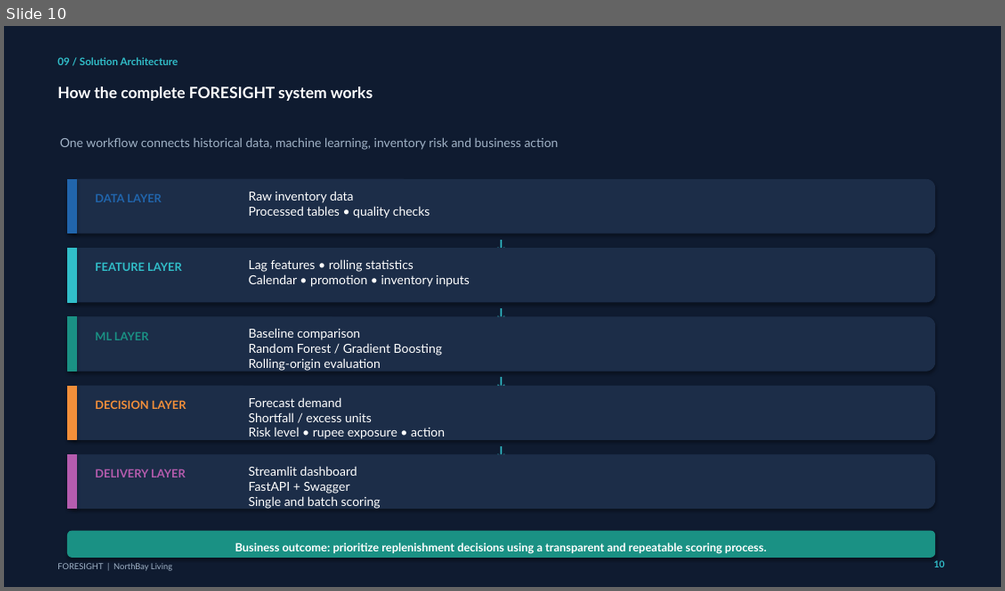
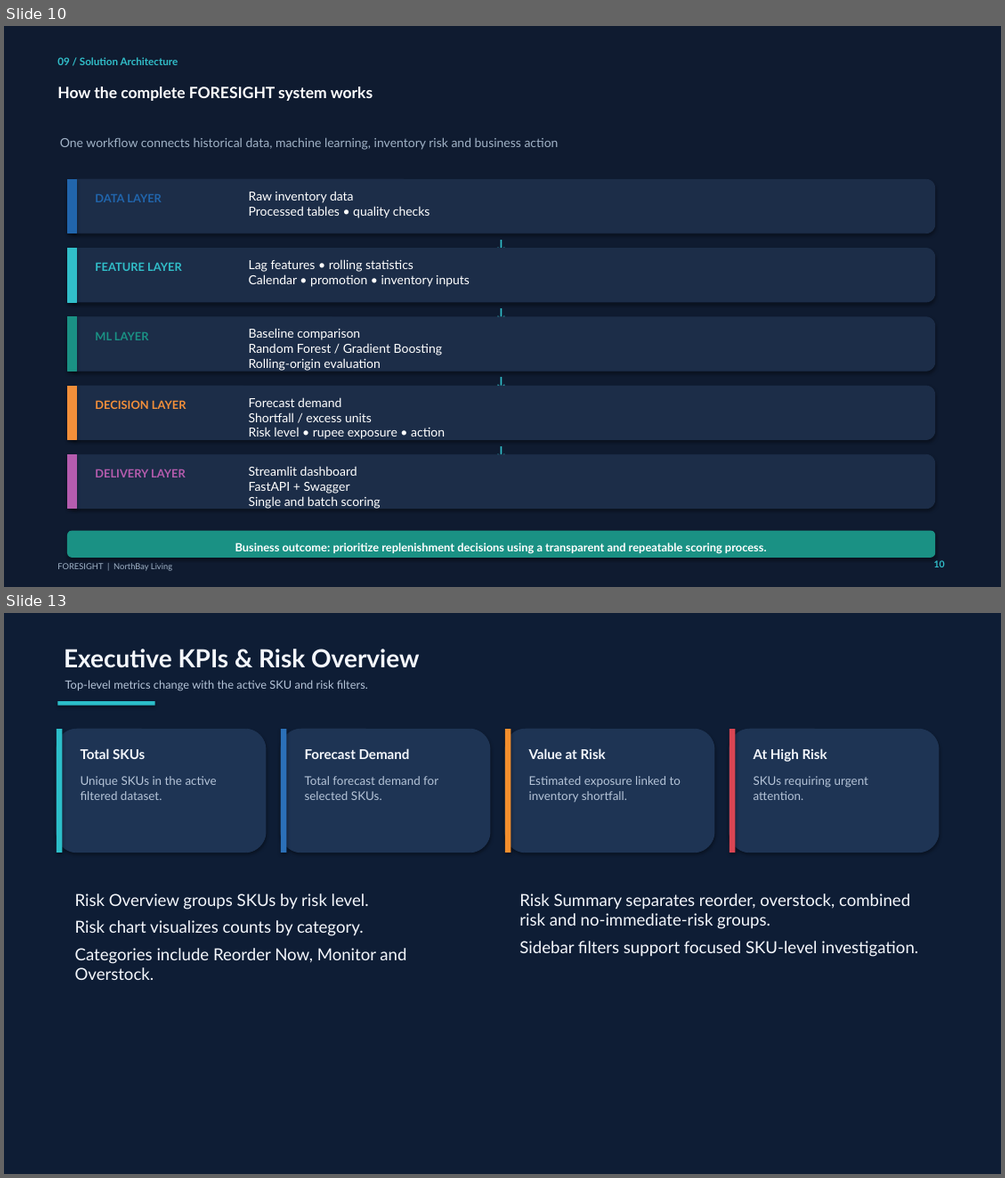
Before and after one commit to Abhi7012000/FORESIGHT, a slide deck: reports/FORESIGHT_REPORT.pptx. Shown one above the other, each under a label of ours: slide 10 before the commit, slides 10 and 13 after it; the slides between them are not shown. The pictures are 1005x591 and 1005x1178 pixels, drawn with LibreOffice and Linux fonts; fonts in the diff are those of the drawing. Boxes give left, top, right and bottom in pixels: in the first picture for what was removed or moved away, otherwise in the second. Text is boxed around its words. In the diff, an @@ line names an element or a change of style, - is before the commit and + after.

```diff
--- a/reports/FORESIGHT_REPORT.pptx
+++ b/reports/FORESIGHT_REPORT.pptx
@@ slide 13 added at <box>4,613,1001,1174</box>, background #0E1D35 @@
@@ text added at <box>64,649,419,668</box>, 24 pt, text #F4F7FC, bold @@
+Executive KPIs & Risk Overview
@@ text added at <box>65,680,368,691</box>, 11 pt, text #B5C4D8 @@
+Top-level metrics change with the active SKU and risk filters.
@@ rectangle added at <box>57,701,155,706</box>, fill #2CBEC9 @@
@@ rounded rectangle added at <box>57,729,266,852</box>, fill #1E3454, outline #1E3454 0.75 pt @@
@@ rectangle added at <box>57,729,63,852</box>, fill #2CBEC9 @@
@@ rounded rectangle added at <box>281,729,490,852</box>, fill #1E3454, outline #1E3454 0.75 pt @@
@@ rectangle added at <box>281,729,287,852</box>, fill #2B70B8 @@
@@ rounded rectangle added at <box>505,729,714,852</box>, fill #1E3454, outline #1E3454 0.75 pt @@
@@ rectangle added at <box>505,729,511,852</box>, fill #F48F2D @@
@@ rounded rectangle added at <box>729,729,938,852</box>, fill #1E3454, outline #1E3454 0.75 pt @@
@@ rectangle added at <box>729,729,736,852</box>, fill #DA4553 @@
@@ text added at <box>81,748,145,759</box>, 13 pt, text #F4F7FC, bold @@
+Total SKUs
@@ text added at <box>305,748,410,759</box>, 13 pt, text #F4F7FC, bold @@
+Forecast Demand
@@ text added at <box>529,748,606,759</box>, 13 pt, text #F4F7FC, bold @@
+Value at Risk
@@ text added at <box>753,748,827,762</box>, 13 pt, text #F4F7FC, bold @@
+At High Risk
@@ text added at <box>81,776,217,800</box>, 11.5 pt, text #B5C4D8 @@
+Unique SKUs in the active filtered dataset.
@@ text added at <box>305,776,438,800</box>, 11.5 pt, text #B5C4D8 @@
+Total forecast demand for selected SKUs.
@@ text added at <box>529,776,680,802</box>, 11.5 pt, text #B5C4D8 @@
+Estimated exposure linked to inventory shortfall.
@@ text added at <box>753,776,868,800</box>, 11.5 pt, text #B5C4D8 @@
+SKUs requiring urgent attention.
@@ text added at <box>75,893,406,980</box>, 16 pt, text #F4F7FC @@
+Risk Overview groups SKUs by risk level.
+Risk chart visualizes counts by category.
+Categories include Reorder Now, Monitor and Overstock.
@@ text added at <box>519,893,918,957</box>, 16 pt, text #F4F7FC @@
+Risk Summary separates reorder, overstock, combined risk and no-immediate-risk groups.
+Sidebar filters support focused SKU-level investigation.
```
Also in this commit, not shown: 2 slides changed, 7 other slides added.
